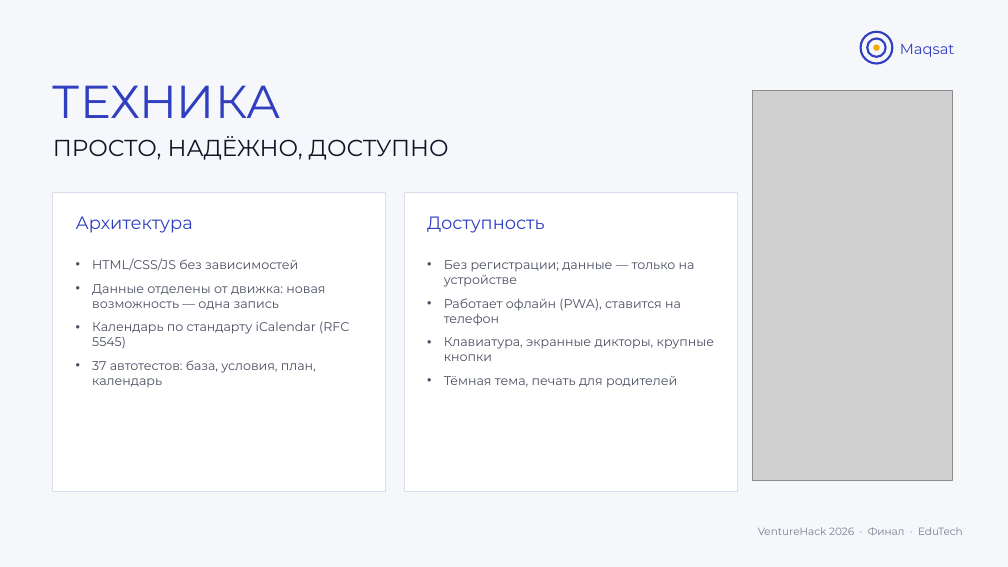
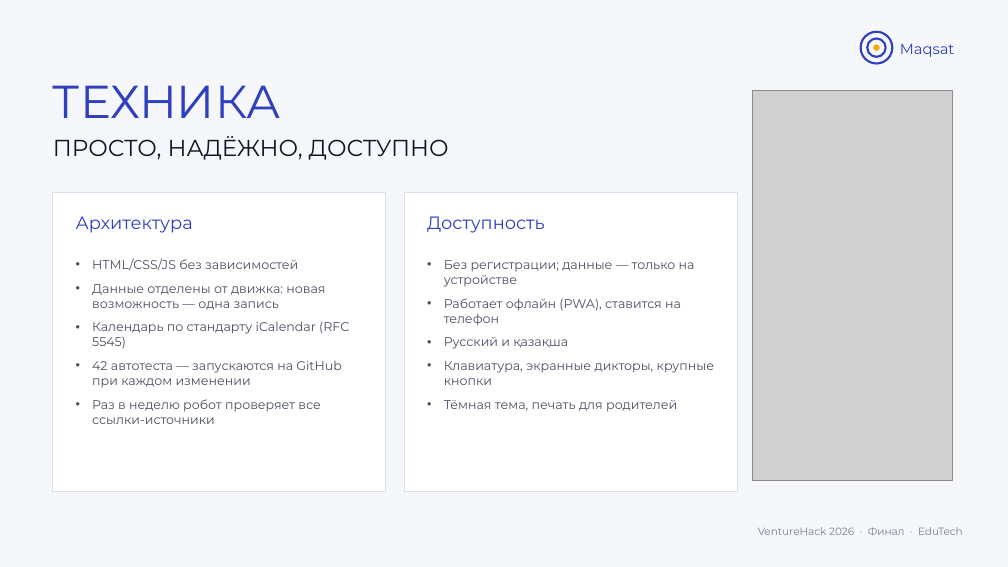
Before and after one commit to sas1k00/hackatonishe, a slide deck: slide 11 of docs/Maqsat_VentureHack2026_Final.pptx. Drawn at 1008x567 pixels with LibreOffice and Linux fonts; fonts in the diff are those of the drawing; grey boxes stand for pictures. Boxes give left, top, right and bottom in pixels: in the first picture for what was removed or moved away, otherwise in the second. Text is boxed around its words. In the diff, an @@ line names an element or a change of style, - is before the commit and + after.

```diff
--- a/docs/Maqsat_VentureHack2026_Final.pptx
+++ b/docs/Maqsat_VentureHack2026_Final.pptx
@@ text at (444, 337, 568, 349): paragraph added @@
+• Русский и қазақша
@@ text at (92, 361, 341, 424): text changed @@
-• 37 автотестов: база, условия, план, календарь
+• 42 автотеста — запускаются на GitHub при каждом изменении
+• Раз в неделю робот проверяет все ссылки-источники
```
Also in this commit, not shown: 3 other slides changed, 5 other files.
